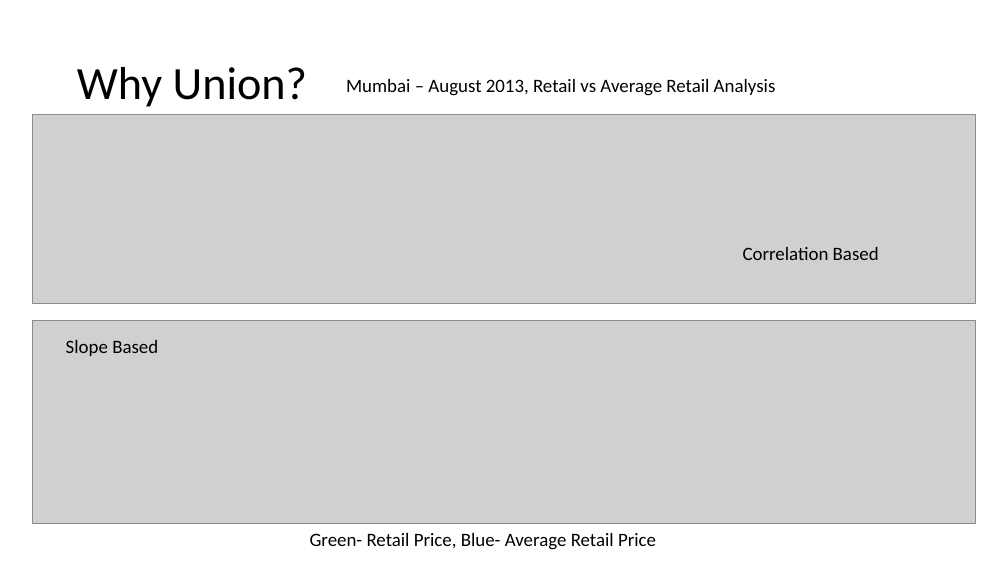
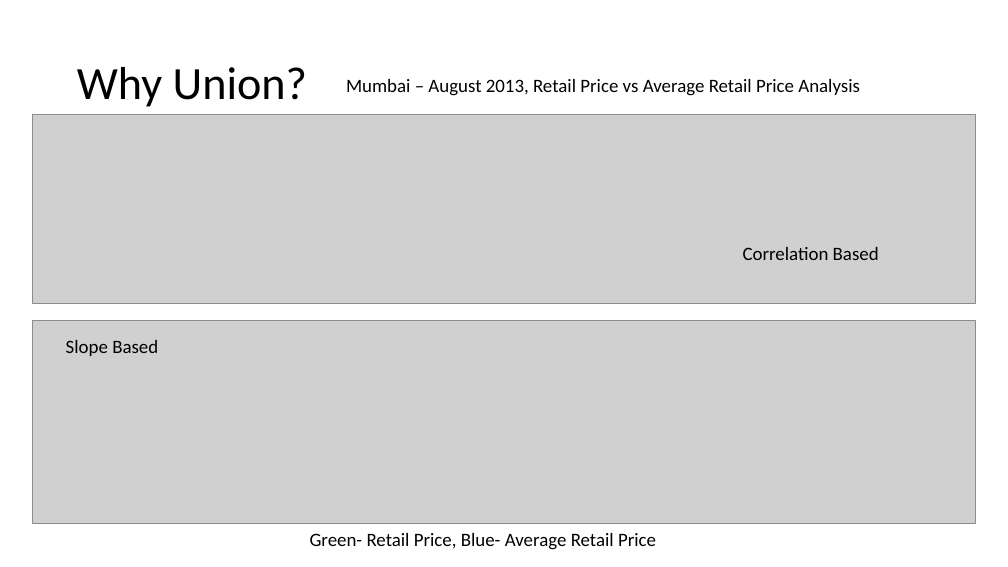
Before and after one commit to baldvaritesh/mtp, a slide deck: slide 12 of thesisPresentation/Thesis - Updated.pptx. Drawn at 1008x567 pixels with LibreOffice and Linux fonts; fonts in the diff are those of the drawing; grey boxes stand for pictures. Boxes give left, top, right and bottom in pixels: in the first picture for what was removed or moved away, otherwise in the second. Text is boxed around its words. In the diff, an @@ line names an element or a change of style, - is before the commit and + after.

```diff
--- a/thesisPresentation/Thesis - Updated.pptx
+++ b/thesisPresentation/Thesis - Updated.pptx
@@ text at box(346, 79, 860, 96): text changed @@
-Mumbai – August 2013, Retail vs Average Retail Analysis
+Mumbai – August 2013, Retail Price vs Average Retail Price Analysis
```
Also in this commit, not shown: 8 other slides changed.
